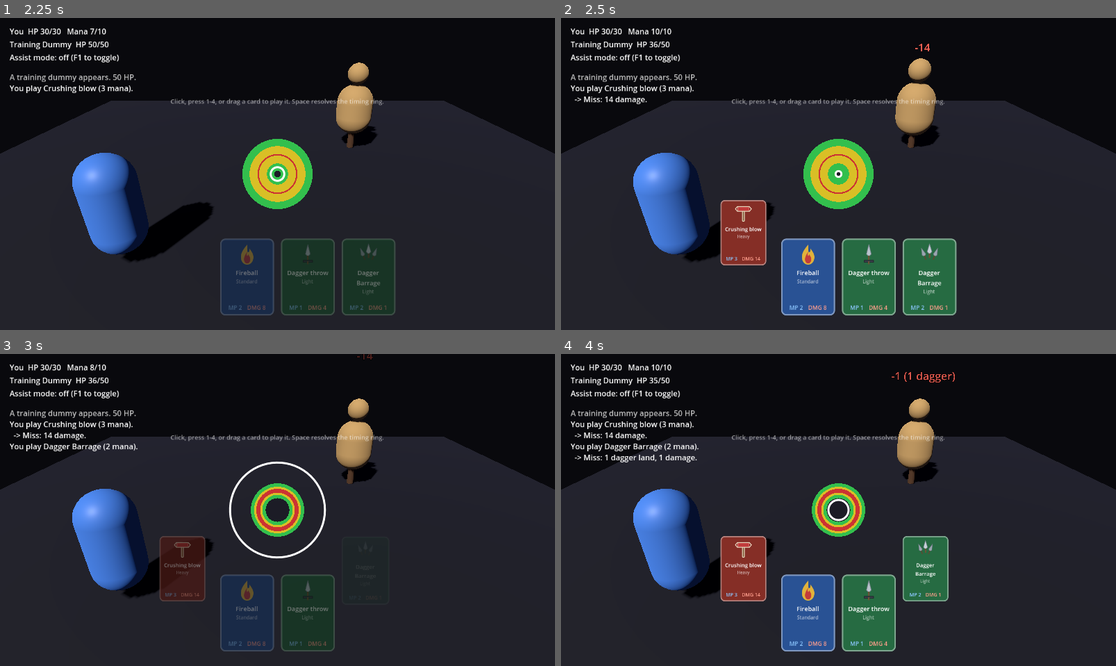
Above: before the commit, frames 1-4 (two rows, left to right).
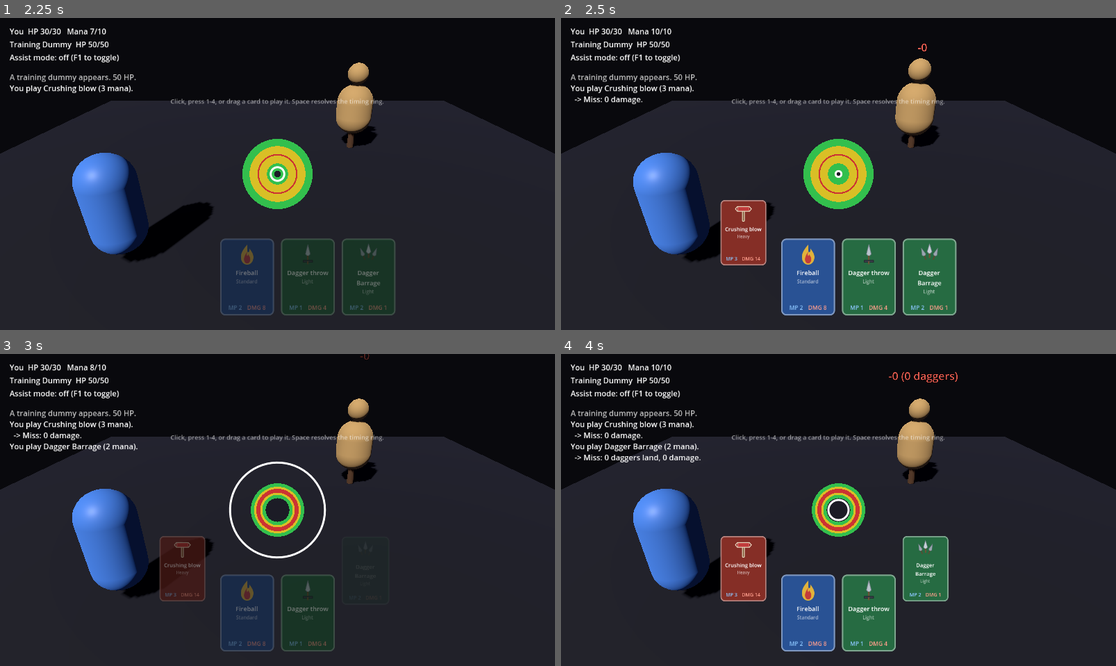
Above: after the commit, the same moments.

Repository: KDJ18/Gamer-Game
Game: Godot game, scene res://scenes/combat_test/combat_test.tscn
Two runs of this game, one before a commit and one after it. Both use one fixed random seed, a clock stepped at 60 frames per second and the inputs below.
Inputs (mouse positions are in pixels of both pictures, inside the frame that each line leads up to):
- Up to frame 1 (2.25 s): tap Enter at 0.5 s; drag from (188, 276) to (333, 105) at 0.52 s; drag from (249, 276) to (249, 236) at 1.27 s; move the mouse to (305, 276) at 2.02 s; tap 3 at 2.1 s; click (305, 276) at 2.17 s
- Up to frame 2 (2.5 s): no input
- Up to frame 3 (3 s): drag from (366, 612) to (111, 463) at 2.77 s
- Up to frame 4 (4 s): move the mouse to (1005, 556) at 3.52 s; tap 1 at 3.6 s; click (1005, 556) at 3.67 s; tap Space at 3.77 s

Frame 1 is identical in both runs. In frame 2, 0.1% of the frame differs, in the area x 7-67%, y 7-28%; in frame 3, 0.1%; in frame 4, 0.4%, in the area x 7-72%, y 5-35%.

Commit message:
A miss now deals no damage (overturns the earlier "miss = base effect" rule)
DESIGN.md section 4 previously decided "a miss still does the card's base
effect." Overturning that per direction: missing the ring timing window
now deals zero damage, on every card, not just Dagger Barrage. Assist mode
becomes the real safety net for players who can't hit the window, instead
of a miss quietly doing full damage anyway.

- All four card JSONs: tierMultipliers[Miss] 1 -> 0.
- CardEventData/RingTimingEvent: default multiplier and fallback changed
  from 1.0 to 0.0 to match; updated stale comments referencing the old rule.
- DESIGN.md section 4: rule text, tier multiplier table, and the balance
  notes (which cited "damage per mana at all-miss" numbers that no longer
  apply) all updated.
- Tests: renamed/rewrote the miss-damage assertions across
  test_ring_timing_event.gd and test_combat_state.gd to expect 0 instead
  of base damage / 1 guaranteed dagger.

All 39 tests updated and passing; integration smoke test still confirms
the full scene wiring end to end.

Co-Authored-By: Claude Sonnet 5 <noreply@anthropic.com>
Claude-Session: https://claude.ai/code/session_0133u5XmM4Hy95iQydgB1xez

Diff:
--- a/data/cards/crushing_blow.json
+++ b/data/cards/crushing_blow.json
@@ -10,6 +10,6 @@
     "durationMs": 1800,
     "zoneScale": 1.5,
     "critBase": 1.5,
-    "tierMultipliers": [1, 1.15, 1.3, 3.6]
+    "tierMultipliers": [0, 1.15, 1.3, 3.6]
   }
 }
--- a/data/cards/dagger_barrage.json
+++ b/data/cards/dagger_barrage.json
@@ -12,6 +12,6 @@
     "durationMs": 1100,
     "zoneScale": 0.7,
     "critBase": 4.0,
-    "tierMultipliers": [1, 2, 4, 6]
+    "tierMultipliers": [0, 2, 4, 6]
   }
 }
--- a/data/cards/dagger_throw.json
+++ b/data/cards/dagger_throw.json
@@ -10,6 +10,6 @@
     "durationMs": 1100,
     "zoneScale": 0.7,
     "critBase": 4.0,
-    "tierMultipliers": [1, 1.5, 2, 3]
+    "tierMultipliers": [0, 1.5, 2, 3]
   }
 }
--- a/data/cards/fireball.json
+++ b/data/cards/fireball.json
@@ -10,6 +10,6 @@
     "durationMs": 1400,
     "zoneScale": 1.0,
     "critBase": 2.5,
-    "tierMultipliers": [1, 1.25, 1.5, 2]
+    "tierMultipliers": [0, 1.25, 1.5, 2]
   }
 }
--- a/scripts/combat/card_event_data.gd
+++ b/scripts/combat/card_event_data.gd
@@ -25,7 +25,7 @@
 	data.zone_scale = float(d.get("zoneScale", 1.0))
 	data.crit_base = float(d.get("critBase", 2.0))
 
-	var raw: Array = d.get("tierMultipliers", [1.0, 1.0, 1.0, 1.0])
+	var raw: Array = d.get("tierMultipliers", [0.0, 1.0, 1.0, 1.0])
 	data.tier_multipliers = {
 		RingTimingEvent.Tier.MISS: float(raw[0]),
 		RingTimingEvent.Tier.GOOD: float(raw[1]),
--- a/scripts/combat/ring_timing_event.gd
+++ b/scripts/combat/ring_timing_event.gd
@@ -22,7 +22,7 @@
 var duration_ms: float
 var zone_scale: float
 var crit_base: float
-## Tier -> multiplier, e.g. {MISS: 1.0, GOOD: 1.25, GREAT: 1.5, CRITICAL: 2.0}
+## Tier -> multiplier, e.g. {MISS: 0.0, GOOD: 1.25, GREAT: 1.5, CRITICAL: 2.0}
 var tier_multipliers: Dictionary
 
 ## Player stats.
@@ -123,11 +123,11 @@
 		return assist_min_tier
 	return Tier.MISS
 
-## Card damage for a resolved tier. "A miss still does the card's base
-## effect" (DESIGN.md section 4) is enforced by tier_multipliers[MISS] == 1.0
-## on all cards, not by special-casing here.
+## Card damage for a resolved tier. A miss deals no effect (DESIGN.md section
+## 4): enforced by tier_multipliers[MISS] == 0.0 on all cards, not by
+## special-casing here.
 func damage_for_tier(base_damage: float, tier: int) -> int:
-	var multiplier: float = tier_multipliers.get(tier, 1.0)
+	var multiplier: float = tier_multipliers.get(tier, 0.0)
 	return roundi(base_damage * multiplier)
 
 static func tier_name(tier: int) -> String:
--- a/tests/test_combat_state.gd
+++ b/tests/test_combat_state.gd
@@ -37,7 +37,7 @@
 	t.assert_eq(combat.phase, CombatState.Phase.COMBAT_OVER, "combat ends immediately when the enemy dies")
 	combat.free()
 
-static func test_far_off_press_still_deals_base_damage(t: TestRunner) -> void:
+static func test_far_off_press_deals_no_damage(t: TestRunner) -> void:
 	var combat := CombatState.new()
 	var player := _make_player()
 	var dummy := _make_dummy()
@@ -47,7 +47,7 @@
 	combat.choose_card(hand[0])
 	combat.resolve_timing_press(0.0)  # ring far from target -> miss
 
-	t.assert_eq(dummy.hp, 50 - 8, "a miss still applies fireball's base 8 damage, not less")
+	t.assert_eq(dummy.hp, 50, "a miss deals zero damage -- the dummy takes no damage at all")
 	combat.free()
 
 static func test_cannot_afford_card_is_rejected(t: TestRunner) -> void:
@@ -65,13 +65,14 @@
 static func test_dagger_barrage_reports_hit_count(t: TestRunner) -> void:
 	var card: Card = CardDatabase.get_card("dagger_barrage")
 	t.assert_eq(card.hit_label, "dagger", "dagger_barrage is tagged with the dagger hit label")
-	t.assert_eq(card.hit_count_for_damage(1), 1, "1 damage -> 1 dagger (a miss)")
+	t.assert_eq(card.hit_count_for_damage(0), 0, "0 damage -> 0 daggers (a miss)")
 	t.assert_eq(card.hit_count_for_damage(4), 4, "4 damage -> 4 daggers (a great)")
 	t.assert_eq(card.hit_count_for_damage(6), 6, "6 damage -> 6 daggers (a critical, all land)")
 
-static func test_dagger_barrage_hit_count_scales_with_accuracy(t: TestRunner) -> void:
+static func test_dagger_barrage_miss_lands_no_daggers(t: TestRunner) -> void:
 	# Dagger Barrage: 1 damage per dagger, and the tier controls how many
-	# daggers land -- so damage dealt *is* the dagger count directly.
+	# daggers land -- so damage dealt *is* the dagger count directly. A miss
+	# deals no effect, so zero daggers land.
 	var combat := CombatState.new()
 	var player := _make_player()
 	var dummy := _make_dummy()
@@ -81,7 +82,7 @@
 	combat.choose_card(hand[0])
 	combat.resolve_timing_press(0.0)  # far from target -> miss
 
-	t.assert_eq(dummy.hp, 50 - 1, "a miss still lands exactly 1 dagger (base effect), never 0")
+	t.assert_eq(dummy.hp, 50, "a miss lands zero daggers")
 	combat.free()
 
 static func test_dagger_barrage_dead_center_lands_all_daggers(t: TestRunner) -> void:
@@ -108,7 +109,7 @@
 	combat.setup(player, dummy, hand)
 
 	combat.choose_card(hand[0])
-	combat.resolve_timing_press(0.0)  # miss, dummy survives (50 - 4 = 46 HP)
+	combat.resolve_timing_press(0.0)  # miss -> 0 damage, dummy stays at 50 HP
 
 	t.assert_eq(player.hp, player.max_hp, "a passive training dummy deals no damage back")
 	t.assert_eq(combat.phase, CombatState.Phase.PLAYER_CHOOSING, "turn returns to the player after a passive enemy turn")
@@ -120,14 +121,14 @@
 	test_card_database_loads_three_prototype_cards(t)
 	t.current_test = "test_crushing_blow_crit_one_shots_the_dummy"
 	test_crushing_blow_crit_one_shots_the_dummy(t)
-	t.current_test = "test_far_off_press_still_deals_base_damage"
-	test_far_off_press_still_deals_base_damage(t)
+	t.current_test = "test_far_off_press_deals_no_damage"
+	test_far_off_press_deals_no_damage(t)
 	t.current_test = "test_cannot_afford_card_is_rejected"
 	test_cannot_afford_card_is_rejected(t)
 	t.current_test = "test_dagger_barrage_reports_hit_count"
 	test_dagger_barrage_reports_hit_count(t)
-	t.current_test = "test_dagger_barrage_hit_count_scales_with_accuracy"
-	test_dagger_barrage_hit_count_scales_with_accuracy(t)
+	t.current_test = "test_dagger_barrage_miss_lands_no_daggers"
+	test_dagger_barrage_miss_lands_no_daggers(t)
 	t.current_test = "test_dagger_barrage_dead_center_lands_all_daggers"
 	test_dagger_barrage_dead_center_lands_all_daggers(t)
 	t.current_test = "test_passive_dummy_never_attacks_on_its_turn"
--- a/tests/test_ring_timing_event.gd
+++ b/tests/test_ring_timing_event.gd
@@ -20,57 +20,57 @@
 	return RingTimingEvent.from_card_event(event_data, CombatantStats.new())
 
 static func test_crushing_blow_windows(t: TestRunner) -> void:
-	var ring := _make_ring(1800.0, 1.5, 1.5, [1, 1.15, 1.3, 3.6])
+	var ring := _make_ring(1800.0, 1.5, 1.5, [0, 1.15, 1.3, 3.6])
 	t.assert_approx(ring.window_ms(RingTimingEvent.Tier.CRITICAL), 50.0, WINDOW_TOLERANCE_MS, "crushing blow crit window ~50ms")
 	t.assert_approx(ring.window_ms(RingTimingEvent.Tier.GOOD), 1090.0, WINDOW_TOLERANCE_MS, "crushing blow good window ~1090ms")
 	t.assert_eq(ring.damage_for_tier(14, RingTimingEvent.Tier.CRITICAL), 50, "crushing blow crit damage one-shots the 50 HP dummy")
 
 static func test_fireball_windows(t: TestRunner) -> void:
-	var ring := _make_ring(1400.0, 1.0, 2.5, [1, 1.25, 1.5, 2])
+	var ring := _make_ring(1400.0, 1.0, 2.5, [0, 1.25, 1.5, 2])
 	t.assert_approx(ring.window_ms(RingTimingEvent.Tier.CRITICAL), 64.0, WINDOW_TOLERANCE_MS, "fireball crit window ~64ms")
 	t.assert_approx(ring.window_ms(RingTimingEvent.Tier.GOOD), 565.0, WINDOW_TOLERANCE_MS, "fireball good window ~565ms")
 	t.assert_eq(ring.damage_for_tier(8, RingTimingEvent.Tier.CRITICAL), 16, "fireball crit damage")
 
 static func test_dagger_throw_windows(t: TestRunner) -> void:
-	var ring := _make_ring(1100.0, 0.7, 4.0, [1, 1.5, 2, 3])
+	var ring := _make_ring(1100.0, 0.7, 4.0, [0, 1.5, 2, 3])
 	t.assert_approx(ring.window_ms(RingTimingEvent.Tier.CRITICAL), 81.0, WINDOW_TOLERANCE_MS, "dagger throw crit window ~81ms")
 	t.assert_approx(ring.window_ms(RingTimingEvent.Tier.GOOD), 311.0, WINDOW_TOLERANCE_MS, "dagger throw good window ~311ms")
 	t.assert_eq(ring.damage_for_tier(4, RingTimingEvent.Tier.CRITICAL), 12, "dagger throw crit damage")
 
-static func test_miss_deals_exactly_base_damage(t: TestRunner) -> void:
-	# "A miss still does the card's base effect" -- DESIGN.md section 4.
-	var ring := _make_ring(1400.0, 1.0, 2.5, [1, 1.25, 1.5, 2])
-	t.assert_eq(ring.damage_for_tier(8, RingTimingEvent.Tier.MISS), 8, "miss deals exactly base damage, never less")
+static func test_miss_deals_no_damage(t: TestRunner) -> void:
+	# "A miss deals no effect" -- DESIGN.md section 4.
+	var ring := _make_ring(1400.0, 1.0, 2.5, [0, 1.25, 1.5, 2])
+	t.assert_eq(ring.damage_for_tier(8, RingTimingEvent.Tier.MISS), 0, "miss deals zero damage")
 
 static func test_press_at_event_start_is_a_miss(t: TestRunner) -> void:
-	var ring := _make_ring(1400.0, 1.0, 2.5, [1, 1.25, 1.5, 2])
+	var ring := _make_ring(1400.0, 1.0, 2.5, [0, 1.25, 1.5, 2])
 	t.assert_eq(ring.resolve_press(0.0), RingTimingEvent.Tier.MISS, "press at t=0 (ring far from target) is a miss")
 
 static func test_press_dead_center_is_a_critical(t: TestRunner) -> void:
-	var ring := _make_ring(1400.0, 1.0, 2.5, [1, 1.25, 1.5, 2])
+	var ring := _make_ring(1400.0, 1.0, 2.5, [0, 1.25, 1.5, 2])
 	var speed := ring.speed_px_per_ms()
 	var elapsed_at_target := (RingTimingEvent.RING_START_RADIUS - RingTimingEvent.TARGET_RADIUS) / speed
 	t.assert_eq(ring.resolve_press(elapsed_at_target), RingTimingEvent.Tier.CRITICAL, "press when ring radius == target radius is a critical")
 
 static func test_no_press_times_out_to_miss(t: TestRunner) -> void:
-	var ring := _make_ring(1400.0, 1.0, 2.5, [1, 1.25, 1.5, 2])
+	var ring := _make_ring(1400.0, 1.0, 2.5, [0, 1.25, 1.5, 2])
 	t.assert_eq(ring.resolve_timeout(), RingTimingEvent.Tier.MISS, "timing out with no press is a miss")
 
 static func test_assist_widens_windows(t: TestRunner) -> void:
-	var ring := _make_ring(1100.0, 0.7, 4.0, [1, 1.5, 2, 3])
+	var ring := _make_ring(1100.0, 0.7, 4.0, [0, 1.5, 2, 3])
 	var base_good := ring.window_ms(RingTimingEvent.Tier.GOOD)
 	ring.assist_enabled = true
 	var assisted_good := ring.window_ms(RingTimingEvent.Tier.GOOD)
 	t.assert_true(assisted_good > base_good, "assist mode widens the good window")
 
 static func test_assist_min_tier_guarantees_floor_on_timeout(t: TestRunner) -> void:
-	var ring := _make_ring(1100.0, 0.7, 4.0, [1, 1.5, 2, 3])
+	var ring := _make_ring(1100.0, 0.7, 4.0, [0, 1.5, 2, 3])
 	ring.assist_enabled = true
 	ring.assist_min_tier = RingTimingEvent.Tier.GOOD
 	t.assert_eq(ring.resolve_timeout(), RingTimingEvent.Tier.GOOD, "assist floor tier applies even on a timeout")
 
 static func test_crit_chance_widens_only_the_crit_zone(t: TestRunner) -> void:
-	var ring := _make_ring(1400.0, 1.0, 2.5, [1, 1.25, 1.5, 2])
+	var ring := _make_ring(1400.0, 1.0, 2.5, [0, 1.25, 1.5, 2])
 	var before := ring.zone_half_widths()
 	ring.crit_chance_pct = 50.0
 	var after := ring.zone_half_widths()
@@ -79,7 +79,7 @@
 static func test_zone_widths_respect_caps_when_stats_are_maxed(t: TestRunner) -> void:
 	# "Each zone has a floor and a cap so stacked modifiers can't produce
 	# impossible or trivial windows" -- DESIGN.md section 4.
-	var ring := _make_ring(1800.0, 1.5, 1.5, [1, 1.15, 1.3, 3.6])
+	var ring := _make_ring(1800.0, 1.5, 1.5, [0, 1.15, 1.3, 3.6])
 	ring.cast_speed = 100.0
 	ring.crit_chance_pct = 50.0
 	var widths := ring.zone_half_widths()
@@ -94,8 +94,8 @@
 	test_fireball_windows(t)
 	t.current_test = "test_dagger_throw_windows"
 	test_dagger_throw_windows(t)
-	t.current_test = "test_miss_deals_exactly_base_damage"
-	test_miss_deals_exactly_base_damage(t)
+	t.current_test = "test_miss_deals_no_damage"
+	test_miss_deals_no_damage(t)
 	t.current_test = "test_press_at_event_start_is_a_miss"
 	test_press_at_event_start_is_a_miss(t)
 	t.current_test = "test_press_dead_center_is_a_critical"
Not shown, changed: DESIGN.md
